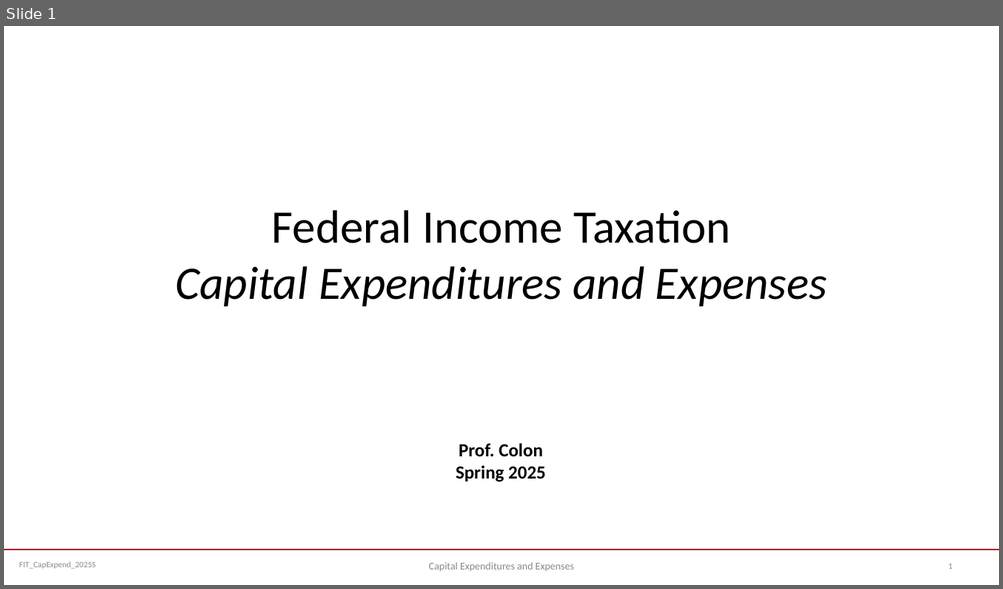
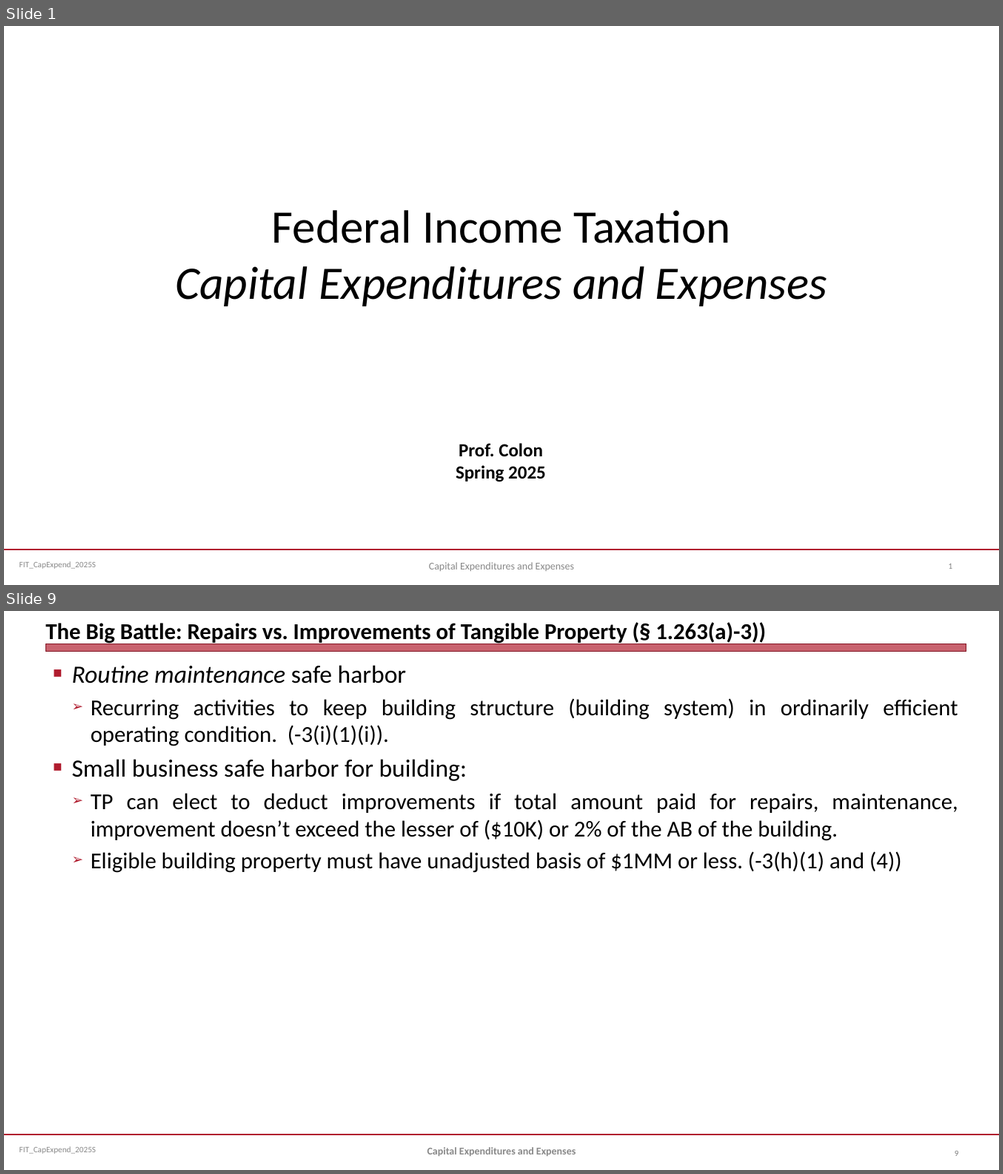
Before and after one commit to jmc877/Fed-Income-Tax, a slide deck: slides/FIT_CapExpend_2025S.pptx. Shown one above the other, each under a label of ours: slide 1 before the commit, slides 1 and 9 after it; the slides between them are not shown. The pictures are 1003x589 and 1003x1174 pixels, drawn with LibreOffice and Linux fonts; fonts in the diff are those of the drawing. Boxes give left, top, right and bottom in pixels: in the first picture for what was removed or moved away, otherwise in the second. Text is boxed around its words. In the diff, an @@ line names an element or a change of style, - is before the commit and + after.

```diff
--- a/slides/FIT_CapExpend_2025S.pptx
+++ b/slides/FIT_CapExpend_2025S.pptx
@@ slide 9 added at bbox=[4, 611, 999, 1170], background #FFFFFF; not listed: 2 template elements that a slide beside it also shows @@
@@ title added at bbox=[45, 622, 765, 645], 22 pt, text #000000, bold @@
+The Big Battle: Repairs vs. Improvements of Tangible Property (§ 1.263(a)-3))
@@ rectangle added at bbox=[45, 644, 966, 652], fill #B01C2E at 69% opacity, outline #821522 0 pt @@
@@ text added at bbox=[72, 665, 957, 873], 22 pt, text #000000 @@
+■ Routine maintenance safe harbor
+  ➢ Recurring activities to keep building structure (building system) in ordinarily efficient operating condition. (-3(i)(1)(i)).
+■ Small business safe harbor for building:
+  ➢ TP can elect to deduct improvements if total amount paid for repairs, maintenance, improvement doesn’t exceed the lesser of ($10K) or 2% of the AB of the building.
+  ➢ Eligible building property must have unadjusted basis of $1MM or less. (-3(h)(1) and (4))
@@ text added at bbox=[427, 1147, 575, 1156], 10 pt, text #898989, bold @@
+Capital Expenditures and Expenses
@@ page number added at bbox=[954, 1151, 959, 1156], 8 pt, text #808080 @@
+9
```
Also in this commit, not shown: 1 slide changed, 7 other slides added, 1 other file.
